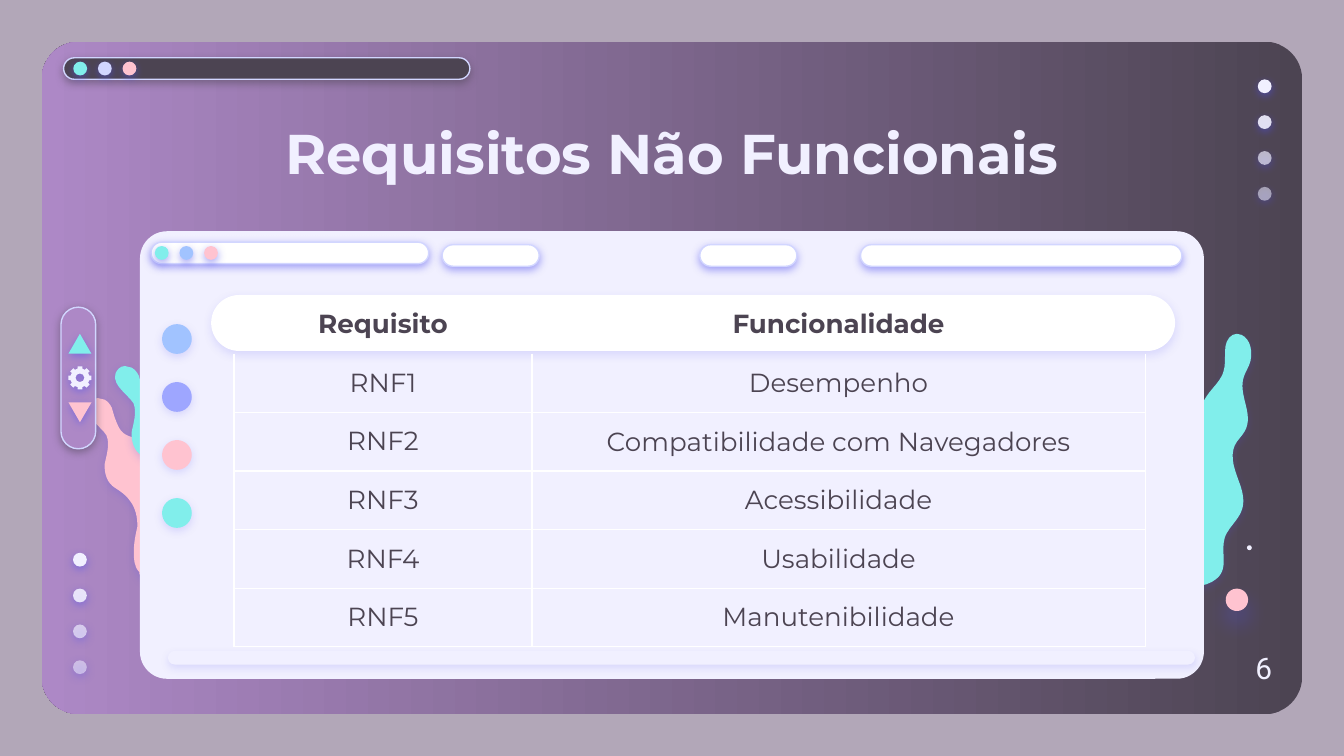
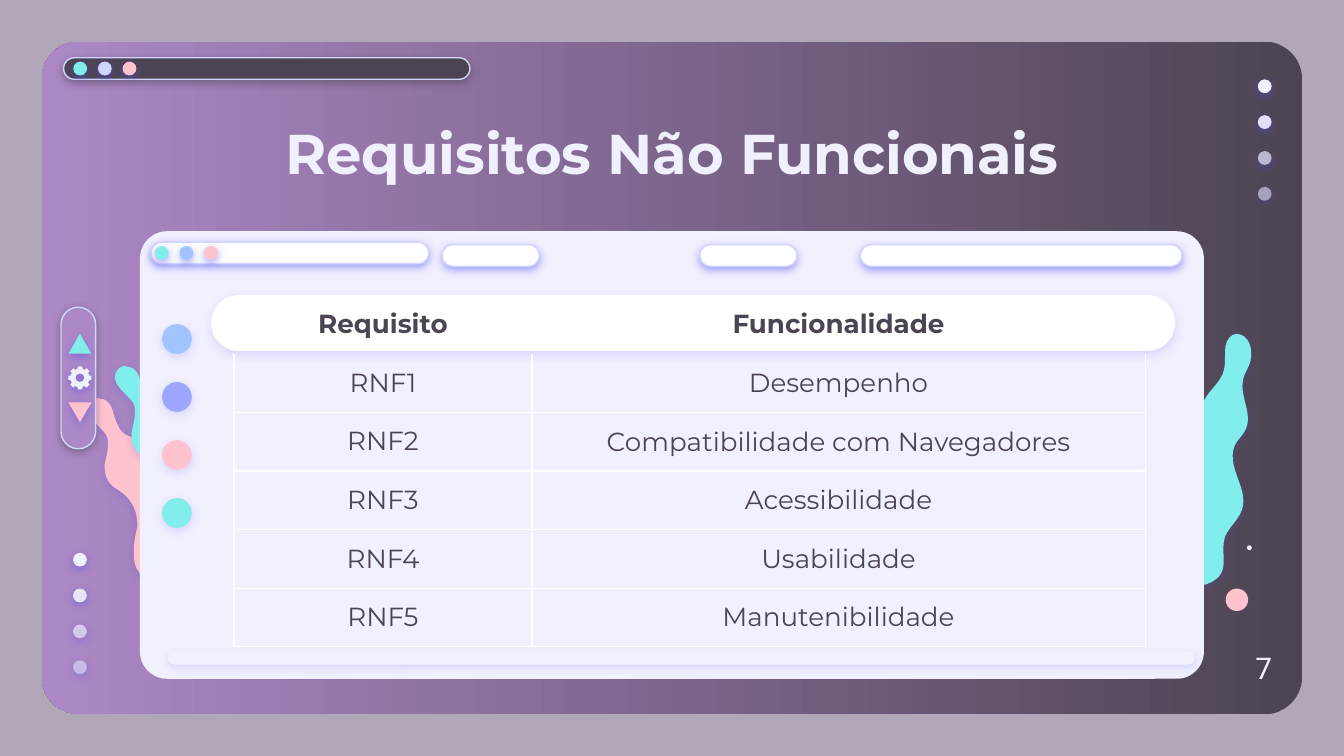
Before and after one commit to Localize-Jahu/Documentos, a slide deck: slide 7 of Apresentação/Localize Jahu - Apresentação.pptx (slide 6 before the commit). Drawn at 1344x756 pixels with LibreOffice and Linux fonts; fonts in the diff are those of the drawing. Boxes give left, top, right and bottom in pixels: in the first picture for what was removed or moved away, otherwise in the second. Text is boxed around its words. In the diff, an @@ line names an element or a change of style, - is before the commit and + after.

```diff
--- a/Apresentação/Localize Jahu - Apresentação.pptx
+++ b/Apresentação/Localize Jahu - Apresentação.pptx
@@ ellipse at bbox=[1222, 585, 1252, 615]: shadow off @@
@@ text at bbox=[1255, 658, 1272, 679]: text changed @@
-6
+7
```
Also in this commit, not shown: 11 other slides changed, 4 slides added, 3 slides removed.
